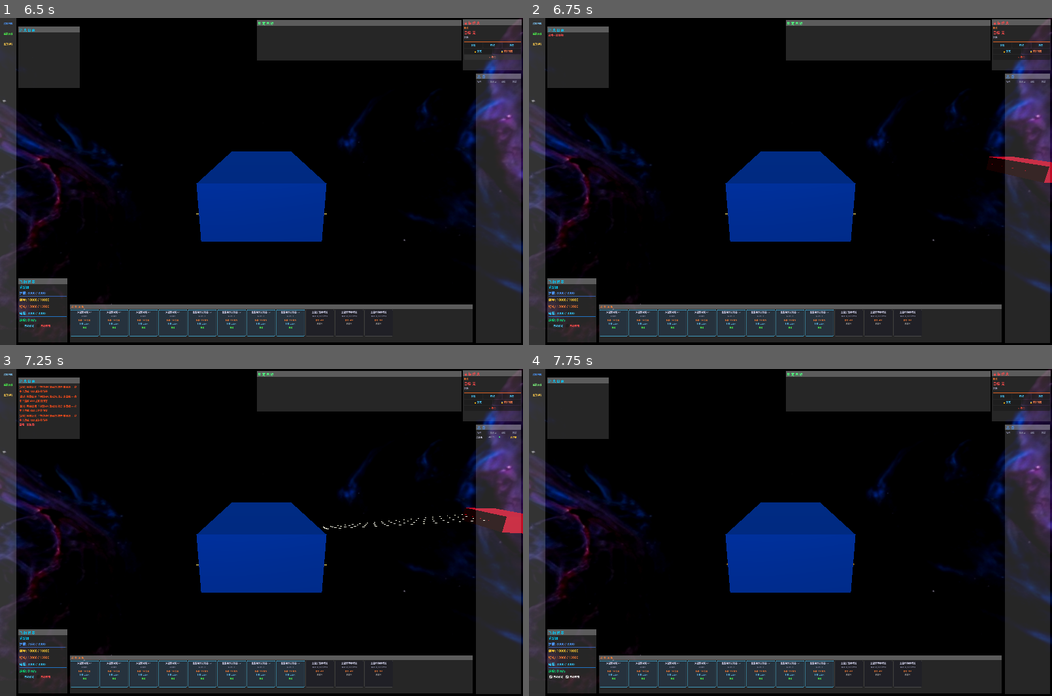
Above: before the commit, frames 1-4 (two rows, left to right).
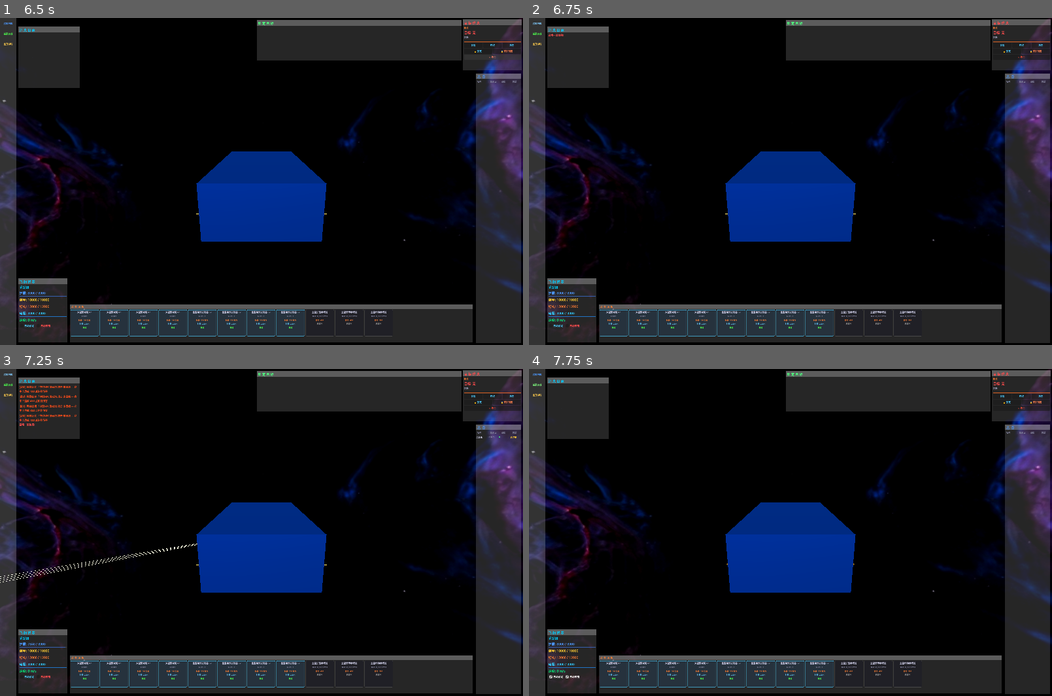
Above: after the commit, the same moments.

Repository: ZhanXuzhao/space-war
Game: Godot game, scene res://scenes/main.tscn
The game is run twice, just before and just after one commit, with the same random seed, the same clock (stepped at 60 frames per second) and the same inputs. The engine's default icon, where the game draws it, is replaced by a stand-in: a white triangle on a blue panel in a dark square.
Inputs:
- Up to frame 1 (6.5 s): click "自动锁定" at 0.5 s; click "自动攻击" at 1.25 s; click "靠近" at 2 s; click "环绕" at 2.75 s; click "跃迁" at 3.5 s; click "🔒 锁定" at 4.25 s; click "🔓 解除锁定" at 5 s; click "⚔ 攻击" at 5.75 s
- Up to frame 2 (6.75 s): click "召唤敌舰" at 6.5 s
- Up to frame 3 (7.25 s): no input
- Up to frame 4 (7.75 s): click "新建游戏" at 7.25 s

Frame 1 is identical in both runs. In frame 2, 0.3% of the frame differs, in the area x 88-100%, y 42-51%; in frame 3, 0.5%, in the area x 0-100%, y 20-66%; in frame 4, nothing differs.

Commit message:
优化敌人出生位置；

Diff:
--- a/scripts/world/EnemySpawner.gd
+++ b/scripts/world/EnemySpawner.gd
@@ -6,7 +6,7 @@
 
 signal enemy_spawned(enemy: Ship)
 
-@export var spawn_distance_min: float = 3000.0  # 最小生成距离（距玩家）
+@export var spawn_distance_min: float = 5000.0  # 最小生成距离（距玩家）
 @export var spawn_distance_max: float = 10000.0 # 最大生成距离（距玩家）
 @export var max_enemies: int = 8               # 最大同时存在敌人数
 @export var wave_size: int = 1                 # 每波召唤数量
@@ -82,15 +82,15 @@
 		print("EnemySpawner: 实例化NPC失败!")
 		return
 
-	# 随机位置（以玩家为中心，在水平面上随机角度和距离）
-	var angle = randf() * 2.0 * PI
-	var distance = randf_range(spawn_distance_min, spawn_distance_max)
-	var height_offset = randf_range(-500.0, 500.0)
+	# 球坐标系随机位置（以玩家为中心）
+	var r = randf_range(spawn_distance_min, spawn_distance_max)   # 半径 5km-10km
+	var theta = randf_range(-PI / 2.0, PI / 2.0)                 # 纬度（-90° ~ 90°）
+	var phi = randf() * 2.0 * PI                                 # 经度（0° ~ 360°）
 
 	var spawn_pos = player_ship.global_position + Vector3(
-		cos(angle) * distance,
-		height_offset,
-		sin(angle) * distance
+		r * cos(theta) * cos(phi),
+		r * sin(theta),
+		r * cos(theta) * sin(phi)
 	)
 
 	# 设置阵营和船型
